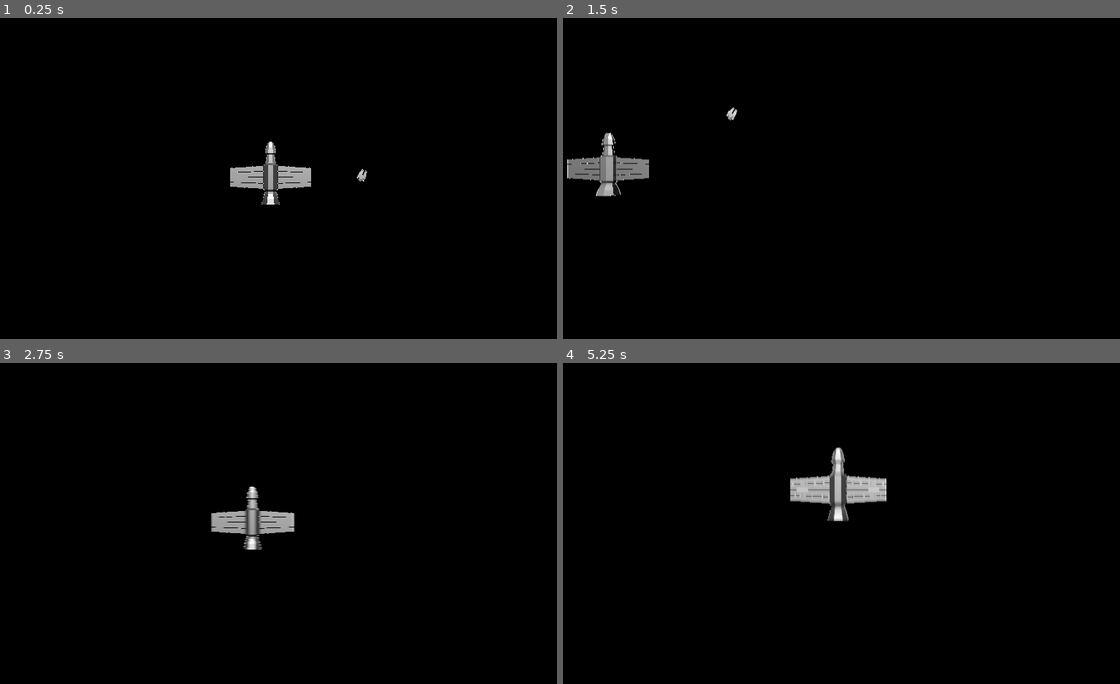
Above: before the commit, frames 1-4 (two rows, left to right).
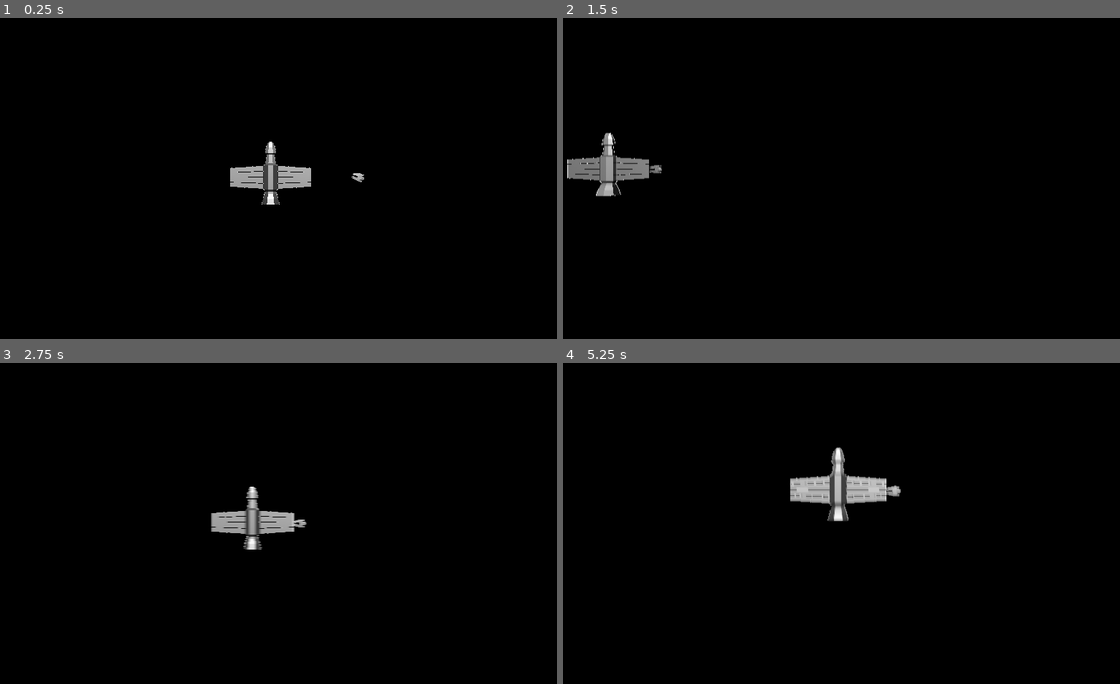
Above: after the commit, the same moments.

Repository: manglemix/spaceweed
Game: Godot game, scene res://test_scenes/Gameplay.tscn
The game is run twice, just before and just after one commit, with the same random seed, the same clock (stepped at 60 frames per second) and the same inputs. This scene is started directly instead of the project's main scene.
Inputs (mouse positions are in pixels of both pictures, inside the frame that each line leads up to):
- Up to frame 1 (0.25 s): no input
- Up to frame 2 (1.5 s): move the mouse to (958, 162) at 0.52 s; hold D (move_right) 0.53-1.28 s; hold H (recentre) 0.53-1.28 s; move the mouse to (718, 194) at 1.27 s; hold S (move_down) from 1.28 s (still down); tap Middle mouse button (drag_camera) at 1.35 s
- Up to frame 3 (2.75 s): tap H (recentre) at 1.55, 2.3 s; move the mouse to (328, 452) at 2.02 s; release S (move_down) at 2.03 s; hold D (move_right) from 2.03 s (still down); hold Shift (move_fast) from 2.03 s (still down)
- Up to frame 4 (5.25 s): move the mouse to (802, 587) at 2.77 s; release D (move_right) at 2.78 s; release Shift (move_fast) at 2.78 s; hold W (move_up) 2.78-3.53 s; tap Ctrl (move_slow) at 2.85 s; tap H (recentre) at 3.05, 4.55 s; move the mouse to (1003, 571) at 3.52 s; hold H (recentre) 3.53-4.28 s; hold A (move_left) 3.53-5.03 s; move the mouse to (663, 475) at 4.27 s; click (663, 475) at 4.35 s; move the mouse to (863, 523) at 5.02 s; hold S (move_down) from 5.03 s (still down); hold Mouse wheel up (zoom_in) from 5.03 s (still down)

The runs differ from the first frame. In frame 1, less than 0.1% of the frame differs, in the area x 63-66%, y 46-52%; in frame 2, 0.1%, in the area x 15-32%, y 27-49%; in frame 3, less than 0.1%; in frame 4, less than 0.1%.

Commit message:
Drone can now move to a node
This will mostly be used on waypoints

Diff:
--- a/scenes/drones/drone_move.gd
+++ b/scenes/drones/drone_move.gd
@@ -6,28 +6,40 @@
 export var turn_weight := 6.0
 export var max_distance := 2.0
 
+var dont_save := ["target_node"]
 var speed: float
 var target: Vector3
+var target_node: Spatial
 
 onready var drone: KinematicPlus = get_parent().get_parent()
 
 
 func _ready():
-	move_to(Vector3(100, 100, 0))
+	move_to_node(get_node("../../../Atlas"))
 
 
 func move_to(position: Vector3) -> void:
 	target = position
+	target_node = null
+	set_physics_process(true)
+
+
+func move_to_node(node: Spatial) -> void:
+	target_node = node
 	set_physics_process(true)
 
 
 func _physics_process(delta):
+	if target_node != null:
+		target = target_node.global_transform.origin
+
 	var distance := drone.global_transform.origin.distance_to(target)
 	var target_speed := clamp(sqrt(2 * acceleration * distance), 0, max_speed)
 
 	if distance < max_distance:
 		speed = 0
 		set_physics_process(false)
+		target_node = null
 
 	else:
 		if speed < target_speed:
